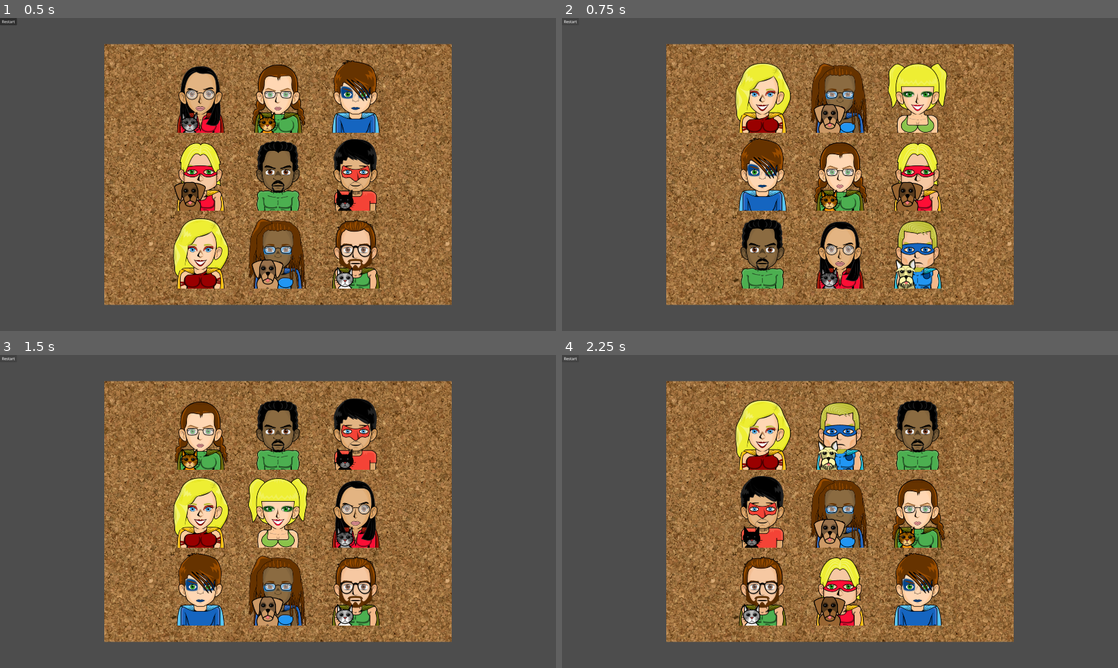
Above: before the commit, frames 1-4 (two rows, left to right).
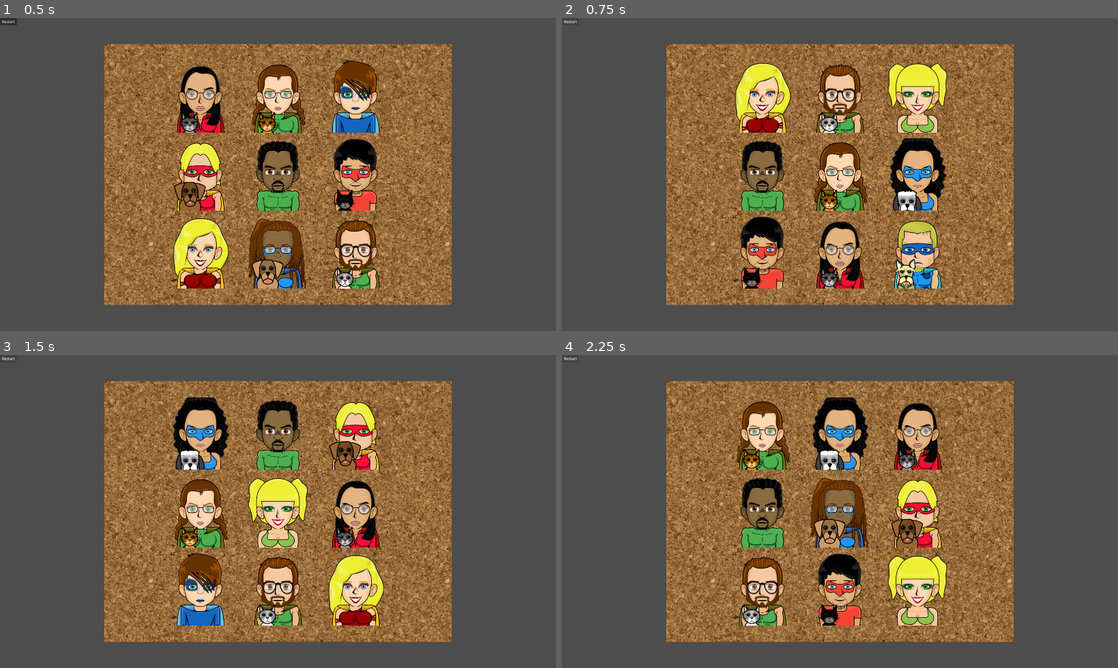
Above: after the commit, the same moments.

Repository: grapejamgames/a_hero_stole_my_wallet
Game: Godot game, scene res://main.tscn
Two runs of this game, one before a commit and one after it. Both use one fixed random seed, a clock stepped at 60 frames per second and the inputs below.
Inputs:
- Up to frame 1 (0.5 s): no input
- Up to frame 2 (0.75 s): click "Restart" at 0.5 s
- Up to frame 3 (1.5 s): click "Restart" at 1.25 s
- Up to frame 4 (2.25 s): click "Restart" at 2 s

Frame 1 is identical in both runs. In frame 2, 6.5% of the frame differs, in the area x 31-70%, y 14-87%; in frame 3, 8.5%; in frame 4, 11%, in the area x 31-70%, y 13-87%.

Commit message:
fixed binary adjective logic

Diff:
--- a/a_hero_stole_my_wallet/game_round/components/script_attribute.gd
+++ b/a_hero_stole_my_wallet/game_round/components/script_attribute.gd
@@ -76,21 +76,26 @@
 	})
 
 
-func get_different_adjective(adjective : String) -> String:
+func get_different_adjective(old : String) -> String:
 	if _adjectives.is_empty() or _adjectives.size() < 2:
 		return ""
-	var old : String = adjective
-	var new : String = adjective
+
+	if _adjectives.size() == 2:
+		for adjective in _adjectives:
+			if adjective != old:
+				return adjective
+
+	var new : String = old
 	while new == old:
 		new = get_random_adjective()
 	return new
 
 
-func validate():
-	if _adjectives.is_empty():
-		print(_noun, " has no adjectives")
-		remove_from_group("attributes")
+func validate() -> void:
+	if _adjectives.has("true"):
+		if not _adjectives.has("false"):
+			_adjectives.push_back("false")
 
-	if _adjectives.size() == 1:
-		print(_noun, " has one adjectives")
-		remove_from_group("attributes")
+	if _adjectives.has("false"):
+		if not _adjectives.has("true"):
+			_adjectives.push_back("true")
--- a/a_hero_stole_my_wallet/game_round/components/script_hero.gd
+++ b/a_hero_stole_my_wallet/game_round/components/script_hero.gd
@@ -46,6 +46,7 @@
 		for adjective in adjectives:
 			if not existing_adjectives.has(adjective):
 				existing_adjectives.push_back(adjective)
+	get_tree().call_group("attributes", "validate")
 
 
 # Ensure keys and values are lowercase to avoid errors.
--- a/a_hero_stole_my_wallet/game_round/scene_game_round.tscn
+++ b/a_hero_stole_my_wallet/game_round/scene_game_round.tscn
@@ -11,30 +11,39 @@
 [node name="Attributes" type="Node" parent="." unique_id=1155559034]
 
 [node name="Hair" parent="Attributes" unique_id=1870854557 instance=ExtResource("1_x65pb")]
+_noun = "hair"
 _adjectives = Array[String](["black", "blond", "brown"])
 _singular = false
 
 [node name="Costume" parent="Attributes" unique_id=2107588242 instance=ExtResource("1_x65pb")]
+_noun = "costume"
 _adjectives = Array[String](["blue", "red", "green"])
 
 [node name="Eyes" parent="Attributes" unique_id=1588839944 instance=ExtResource("1_x65pb")]
+_noun = "eyes"
 _adjectives = Array[String](["blue", "brown", "green"])
 _singular = false
 
 [node name="Beard" parent="Attributes" unique_id=77174975 instance=ExtResource("1_x65pb")]
+_noun = "beard"
 _binary = true
 
 [node name="Glasses" parent="Attributes" unique_id=556758550 instance=ExtResource("1_x65pb")]
+_noun = "glasses"
+_singular = false
 _binary = true
 
 [node name="Makeup" parent="Attributes" unique_id=1320362588 instance=ExtResource("1_x65pb")]
+_noun = "makeup"
 _singular = false
 _binary = true
 
 [node name="Mask" parent="Attributes" unique_id=51354846 instance=ExtResource("1_x65pb")]
+_noun = "mask"
 _binary = true
 
 [node name="Cape" parent="Attributes" unique_id=1406204450 instance=ExtResource("1_x65pb")]
+_noun = "cape"
 _binary = true
 
 [node name="Heroes" type="Node" parent="." unique_id=1954824154]
--- a/a_hero_stole_my_wallet/game_round/script_game_round.gd
+++ b/a_hero_stole_my_wallet/game_round/script_game_round.gd
@@ -28,7 +28,7 @@
 		return
 
 	not_guilty_heroes = selected_heroes.duplicate(true)
-	guilty_hero = choose_guilty_hero(not_guilty_heroes)
+	guilty_hero = $Heroes/Phillip #choose_guilty_hero(not_guilty_heroes)
 	guilty_hero.remove_from_group("not_guilty")
 	guilty_hero.my_statement = guilty_hero.get_statement_about_me(false)
 
@@ -36,7 +36,7 @@
 		# Todo check for dupes
 		hero.my_statement = guilty_hero.get_statement_about_me(true)
 
-	console_output()
+	#console_output()
 
 
 func choose_guilty_hero(heroes : Array[Node]) -> Node:
@@ -61,7 +61,6 @@
 	for hero in selected_heroes:
 		print(hero.name, " said ", hero.my_statement)
 
-
 func get_random_heroes(number_of_heroes : int) -> Array[Node]:
 	var unselected_heroes : Array[Node] = $Heroes.get_children()
 	for i in range(number_of_heroes):
